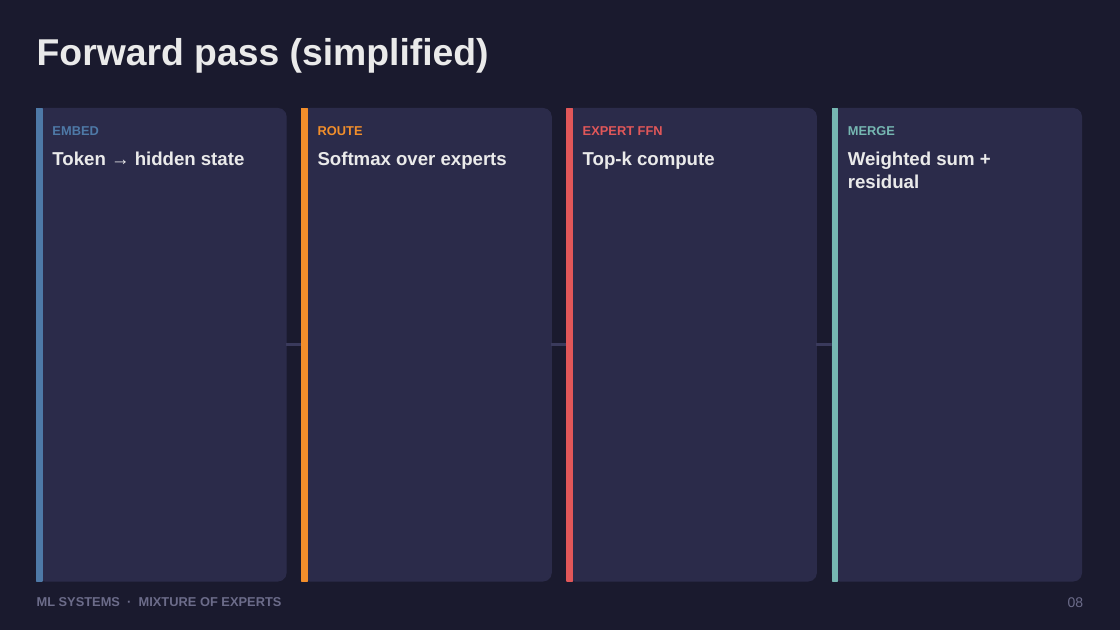
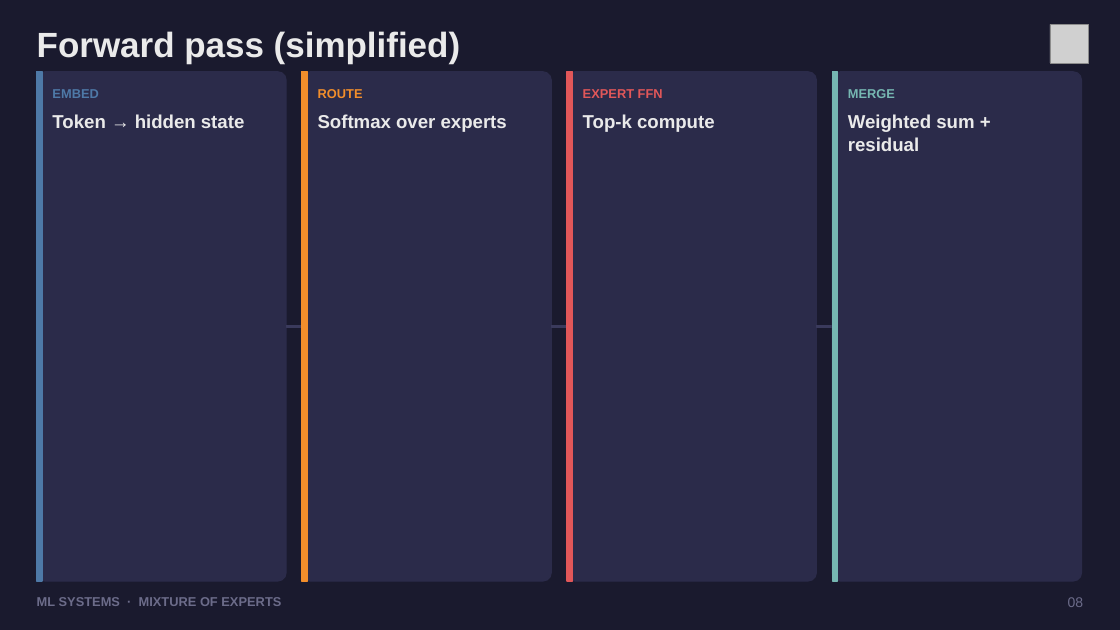
Before and after one commit to dhanesh123in/ppt-gen, a slide deck: slide 8 of examples/moe-llms.pptx. Drawn at 1120x630 pixels with LibreOffice and Linux fonts; fonts in the diff are those of the drawing; grey boxes stand for pictures. Boxes give left, top, right and bottom in pixels: in the first picture for what was removed or moved away, otherwise in the second. Text is boxed around its words. In the diff, an @@ line names an element or a change of style, - is before the commit and + after.

```diff
--- a/examples/moe-llms.pptx
+++ b/examples/moe-llms.pptx
@@ text "Forward pass (simplified)" at (x1=37, y1=31, x2=460, y2=64): size 32 to 30 pt @@
@@ picture added at (x1=1050, y1=24, x2=1089, y2=63) @@
@@ rounded rectangle resized from (x1=37, y1=108, x2=287, y2=581) to (x1=37, y1=71, x2=287, y2=581) @@
@@ rectangle resized from (x1=37, y1=108, x2=42, y2=581) to (x1=37, y1=71, x2=42, y2=581) @@
@@ rounded rectangle resized from (x1=302, y1=108, x2=551, y2=581) to (x1=302, y1=71, x2=551, y2=581) @@
@@ rectangle resized from (x1=302, y1=108, x2=307, y2=581) to (x1=302, y1=71, x2=307, y2=581) @@
@@ rounded rectangle resized from (x1=567, y1=108, x2=817, y2=581) to (x1=567, y1=71, x2=817, y2=581) @@
@@ rectangle resized from (x1=567, y1=108, x2=572, y2=581) to (x1=567, y1=71, x2=572, y2=581) @@
@@ rounded rectangle resized from (x1=833, y1=108, x2=1082, y2=581) to (x1=833, y1=71, x2=1082, y2=581) @@
@@ rectangle resized from (x1=833, y1=108, x2=838, y2=581) to (x1=833, y1=71, x2=838, y2=581) @@
@@ 4 texts moved together from (x1=52, y1=126, x2=895, y2=135) to (x1=52, y1=89, x2=895, y2=98) @@
@@ text "Token → hidden state" moved from (x1=52, y1=151, x2=244, y2=165) to (x1=52, y1=114, x2=244, y2=128) @@
@@ text "Softmax over experts" moved from (x1=318, y1=151, x2=507, y2=169) to (x1=318, y1=114, x2=507, y2=132) @@
@@ text "Top-k compute" moved from (x1=583, y1=151, x2=715, y2=169) to (x1=583, y1=114, x2=715, y2=132) @@
@@ text "Weighted sum + residual" moved from (x1=848, y1=151, x2=974, y2=188) to (x1=848, y1=114, x2=974, y2=151) @@
@@ 3 rectangles moved together from (x1=287, y1=344, x2=833, y2=345) to (x1=287, y1=326, x2=833, y2=328) @@
```
Also in this commit, not shown: 11 other slides changed, 1 slide removed, 9 other files.
